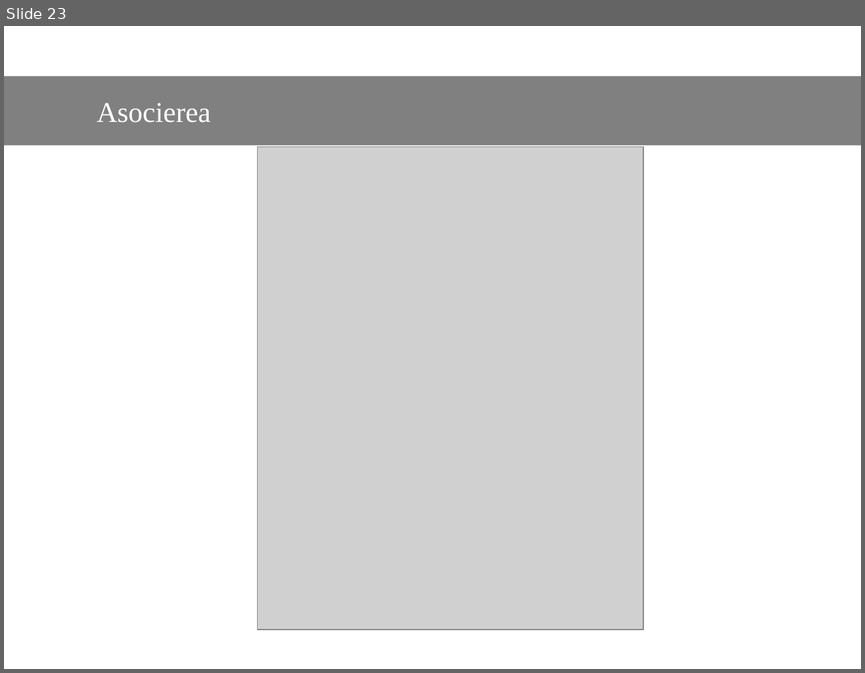
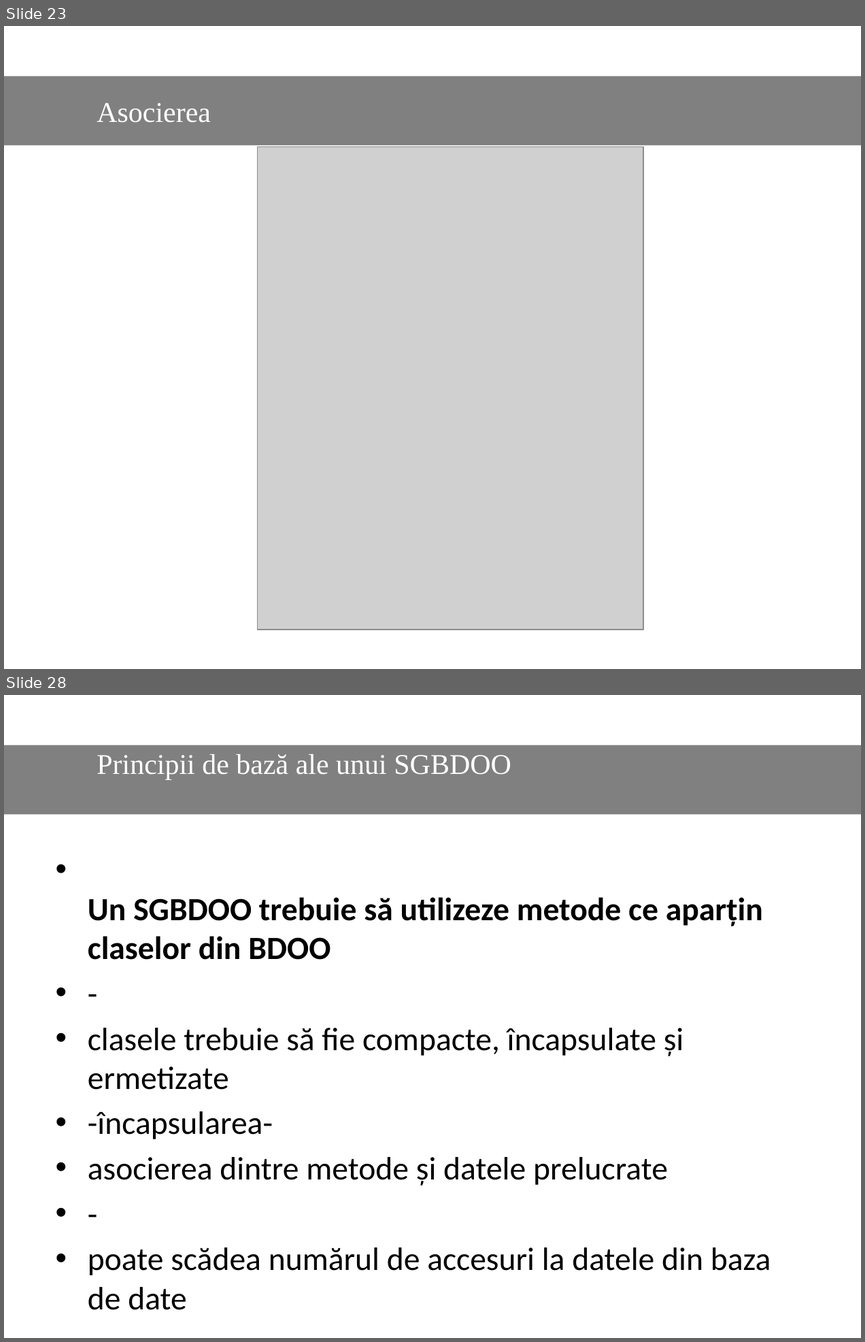
Before and after one commit to Dani25/BDOO, a slide deck: bdoo.pptx. Shown one above the other, each under a label of ours: slide 23 before the commit, slides 23 and 28 after it; the slides between them are not shown. The pictures are 865x673 and 865x1342 pixels, drawn with LibreOffice and Linux fonts; fonts in the diff are those of the drawing; grey boxes stand for pictures. Boxes give left, top, right and bottom in pixels: in the first picture for what was removed or moved away, otherwise in the second. Text is boxed around its words. In the diff, an @@ line names an element or a change of style, - is before the commit and + after.

```diff
--- a/bdoo.pptx
+++ b/bdoo.pptx
@@ slide 28 added at <box>4,695,861,1338</box>, background #FFFFFF @@
@@ rectangle added at <box>4,745,861,814</box>, fill #808080, 24 pt, text #FFFFFF @@
+Principii de bază ale unui SGBDOO
@@ text added at <box>88,897,771,1275</box>, 27.2 pt, text #000000 @@
+• Un SGBDOO trebuie să utilizeze metode ce aparțin claselor din BDOO
+• -
+• clasele trebuie să fie compacte, încapsulate și ermetizate
+• -încapsularea-
+• asocierea dintre metode și datele prelucrate
+• -
+• poate scădea numărul de accesuri la datele din baza de date
```
Also in this commit, not shown: 8 other slides added.
